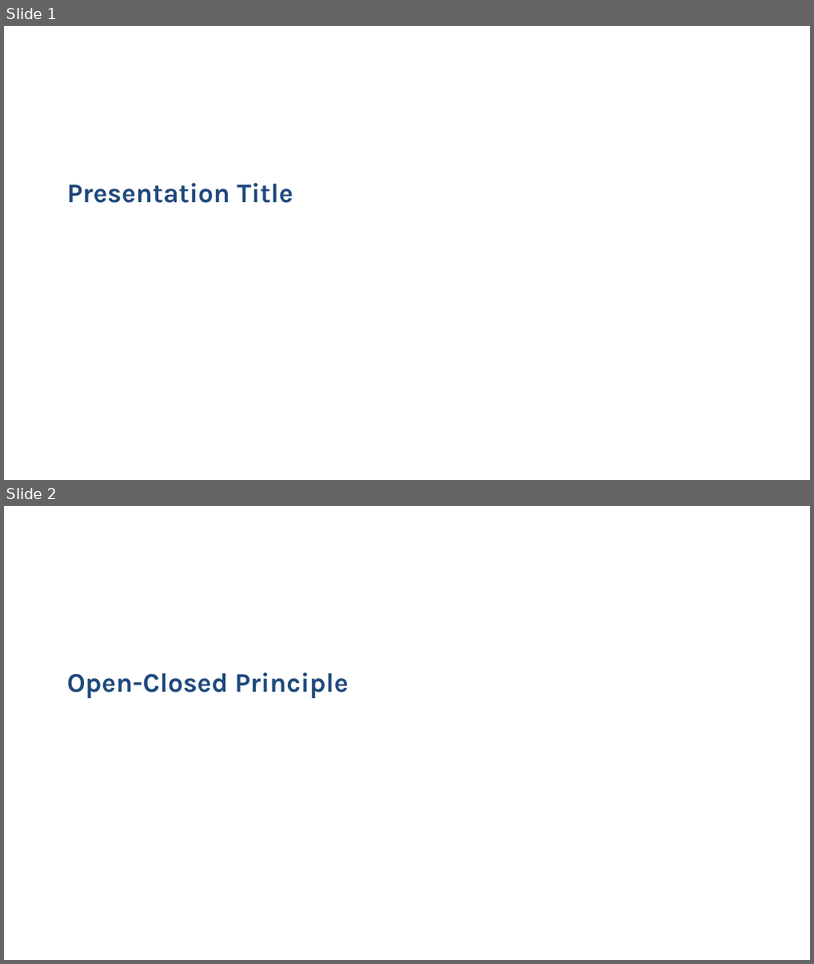
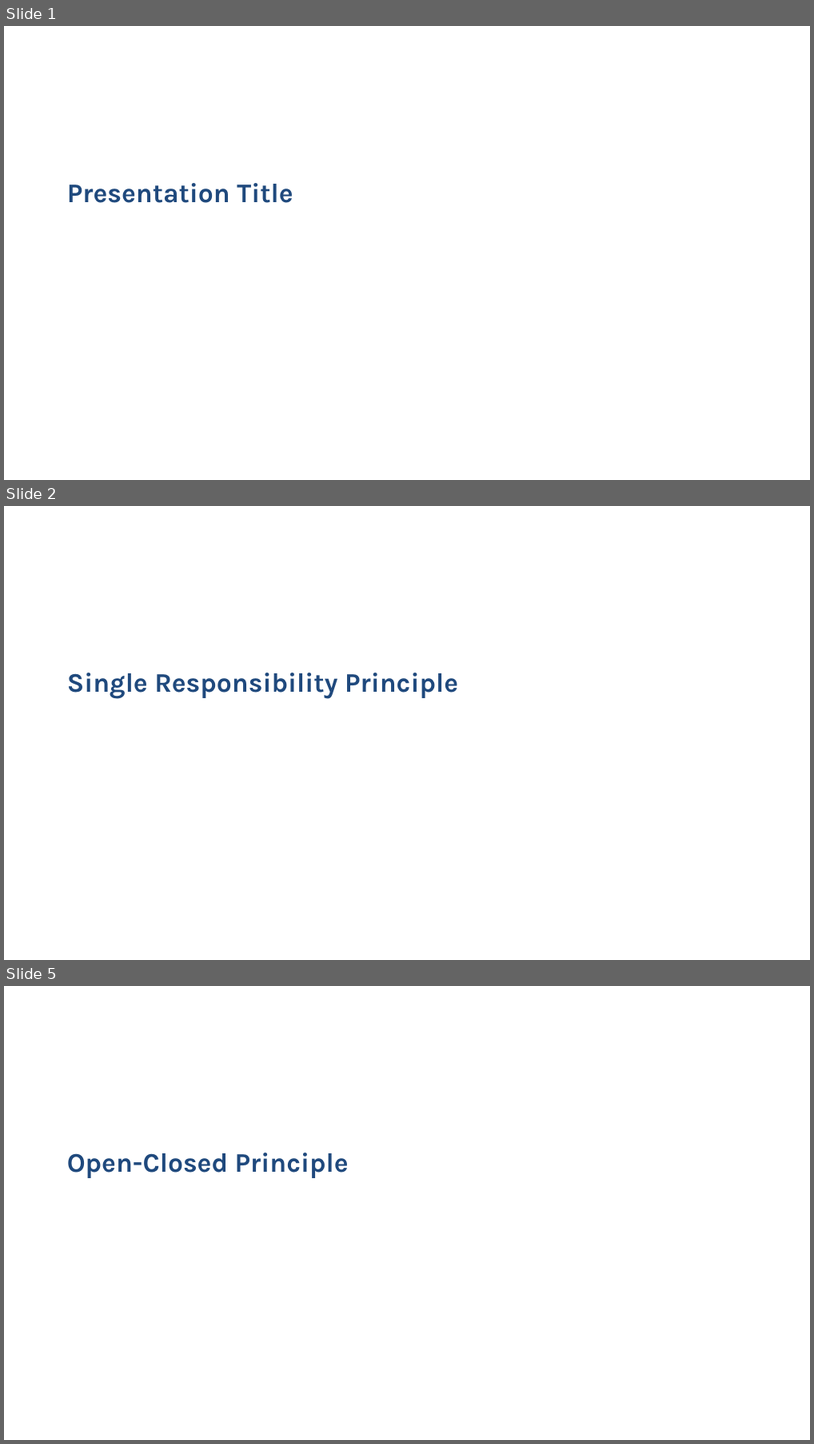
Before and after one commit to scohe001/SOLID-Presentation, a slide deck: PowerPoint/SOLID.pptx. Shown one above the other, each under a label of ours: slides 1 and 2 before the commit, slides 1, 2 and 5 after it; the slides between them are not shown. The pictures are 814x964 and 814x1444 pixels, drawn with LibreOffice and Linux fonts; fonts in the diff are those of the drawing; background and template pictures are left out. Boxes give left, top, right and bottom in pixels: in the first picture for what was removed or moved away, otherwise in the second. Text is boxed around its words. In the diff, an @@ line names an element or a change of style, - is before the commit and + after.

```diff
--- a/PowerPoint/SOLID.pptx
+++ b/PowerPoint/SOLID.pptx
@@ slide 2 added at bbox=[4, 506, 810, 960], background #FFFFFF @@
@@ title added at bbox=[67, 672, 458, 699], 24 pt, text #1F497D, bold @@
+Single Responsibility Principle
@@ what was slide 2 is now slide 5 @@
```
Also in this commit, not shown: 6 other slides added, 6 other files.
